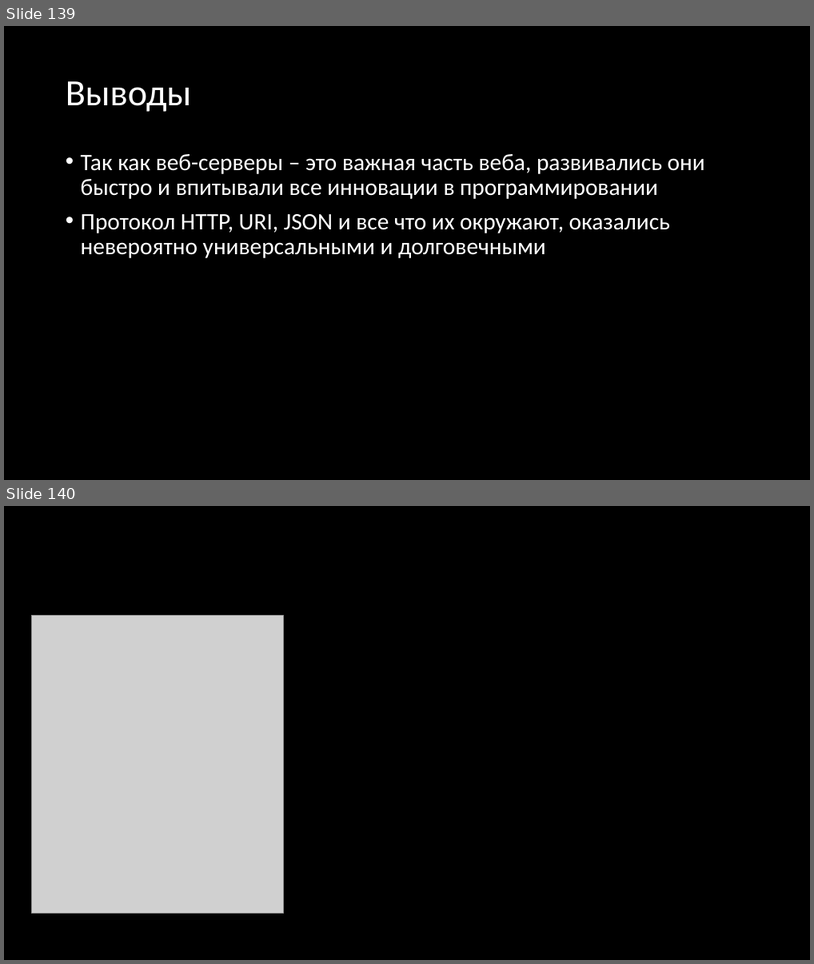
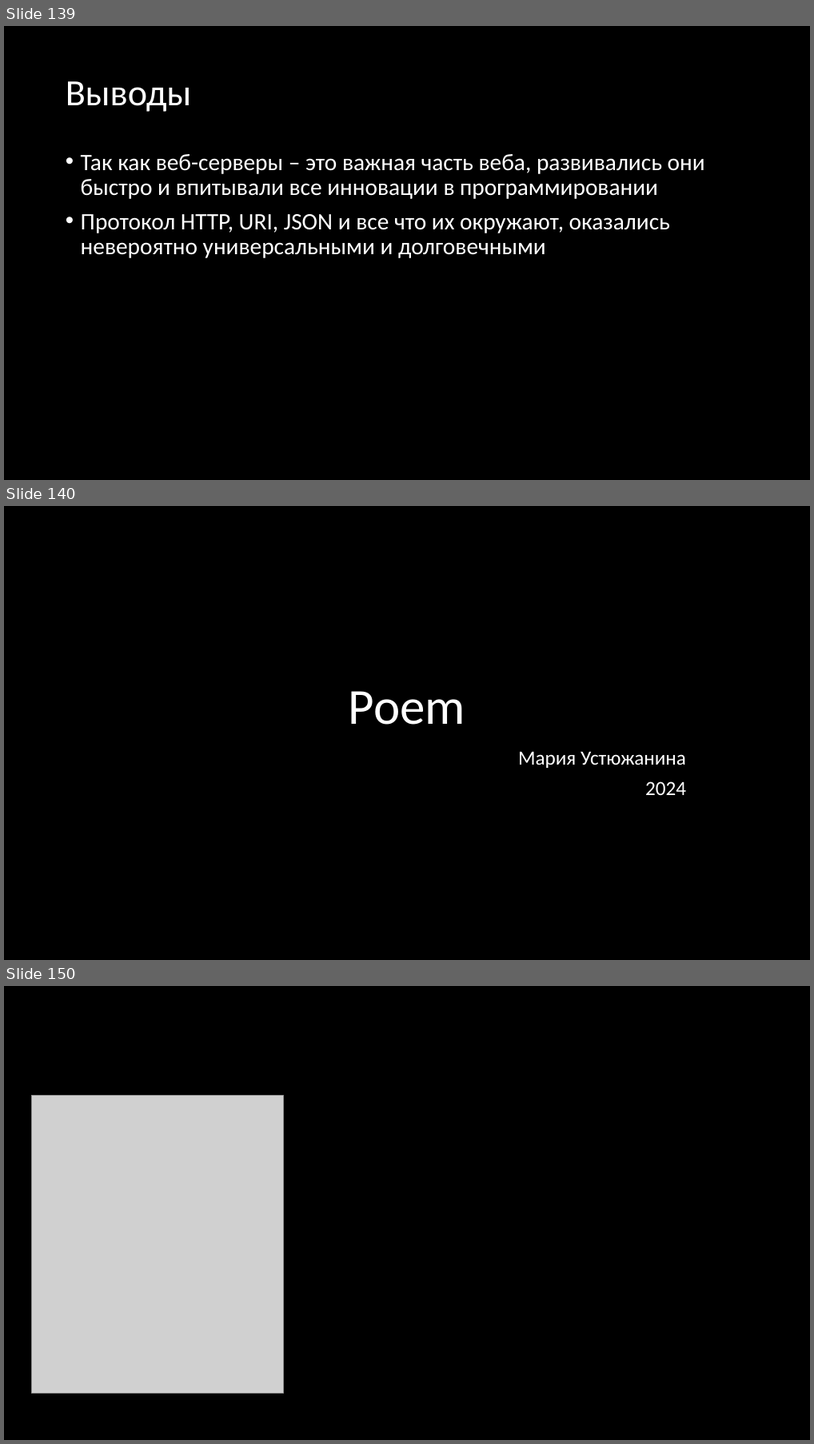
Before and after one commit to Gordon01/learn-rust, a slide deck: keynotes/Rust 2024.pptx. Shown one above the other, each under a label of ours: slides 139 and 140 before the commit, slides 139, 140 and 150 after it; the slides between them are not shown. The pictures are 814x964 and 814x1444 pixels, drawn with LibreOffice and Linux fonts; fonts in the diff are those of the drawing; grey boxes stand for pictures. Boxes give left, top, right and bottom in pixels: in the first picture for what was removed or moved away, otherwise in the second. Text is boxed around its words. In the diff, an @@ line names an element or a change of style, - is before the commit and + after.

Commit message:
Добавить слайды про poem Co-authored-by: maustyuzhanina <maustyuzhanina@noreply.gitverse.ru> Co-committed-by: maustyuzhanina <maustyuzhanina@noreply.gitverse.ru>

```diff
--- a/keynotes/Rust 2024.pptx
+++ b/keynotes/Rust 2024.pptx
@@ slide 140 added at [4,506,810,960], background #000000 @@
@@ title added at [349,691,466,724], 60 pt, text #FFFFFF @@
+Poem
@@ subtitle added at [518,751,686,795], 24 pt, text #FFFFFF @@
+Мария Устюжанина
+2024
@@ what was slide 140 is now slide 150 @@
```
Also in this commit, not shown: 1 slide changed, 9 other slides added.
